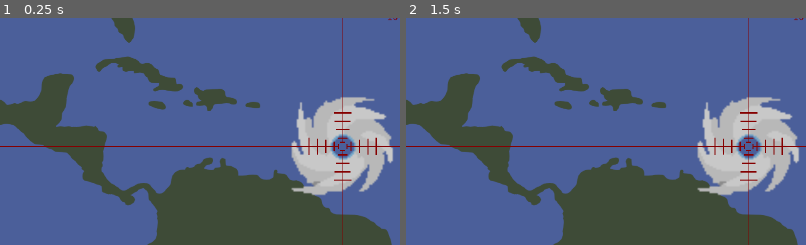
Above: before the commit, frames 1-2 (left to right).
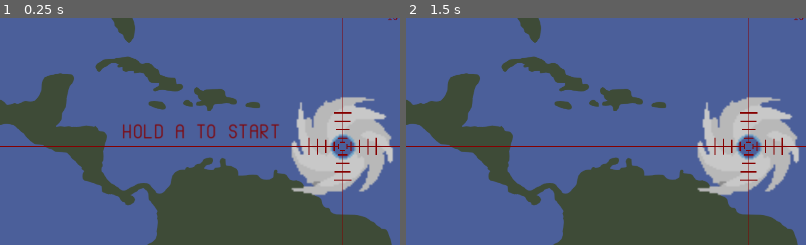
Above: after the commit, the same moments.

Repository: nschrag/BigHurricaneHunter
Game: Godot game, scene res://Map02.tscn
The game is run twice, just before and just after one commit, with the same random seed, the same clock (stepped at 60 frames per second) and the same inputs.
Inputs:
- Up to frame 1 (0.25 s): no input
- Up to frame 2 (1.5 s): tap Enter (ui_accept) at 0.5, 0.77, 1.25 s; hold Right (ui_right) 0.53-1.28 s; hold Down (ui_down) from 1.28 s (still down)
The pictures show only the part of the screen within x 21-71%, y 47-97%; the shares and areas given below are measured in that part.

The runs differ from the first frame. In frame 1, 0.8% of the frame differs, in the area x 30-70%, y 46-54%; in frame 2, nothing differs.

Commit message:
Added blinking hold a to start

Diff:
--- /dev/null
+++ b/Blink.gd
@@ -0,0 +1,4 @@
+extends Label
+
+func _process(delta: float) -> void:
+	visible = Time.get_ticks_msec() / 1000 % 2
--- a/Map02.tscn
+++ b/Map02.tscn
@@ -12,6 +12,8 @@
 [ext_resource type="FontFile" uid="uid://txf4nlc1aein" path="res://AlfaSlabOne-Regular.ttf" id="11_q5vca"]
 [ext_resource type="PackedScene" uid="uid://c0tx30da0bbm4" path="res://HighScoreEntryUI.tscn" id="11_vv0lo"]
 [ext_resource type="Texture2D" uid="uid://ch1gpe2krj4h" path="res://Hurricane.png" id="12_q5vca"]
+[ext_resource type="LabelSettings" uid="uid://b2smq1q877j2o" path="res://ReticuleLabel.tres" id="13_oxkmi"]
+[ext_resource type="Script" uid="uid://t0bct4d242mf" path="res://Blink.gd" id="14_fmjss"]
 
 [node name="Node2D" type="Node2D"]
 script = ExtResource("2_acrtu")
@@ -97,6 +99,18 @@
 scale = Vector2(4, 4)
 texture = ExtResource("12_q5vca")
 
+[node name="HoldAToStart" type="Label" parent="Title"]
+offset_left = 705.0
+offset_top = 750.0
+offset_right = 893.0
+offset_bottom = 780.0
+scale = Vector2(2, 2)
+theme = ExtResource("9_vv0lo")
+text = "Hold A to Start"
+label_settings = ExtResource("13_oxkmi")
+horizontal_alignment = 2
+script = ExtResource("14_fmjss")
+
 [connection signal="body_entered" from="Map01/Area2D" to="Map01/Area2D" method="_on_body_entered"]
 [connection signal="body_exited" from="Map01/Area2D" to="Map01/Area2D" method="_on_body_exited"]
 [connection signal="total_damage_changed" from="Map01/Area2D" to="DamageMeter" method="_on_total_damage_changed"]
Not shown, added: Blink.gd.uid
Not shown: 1 places in Map02.tscn that only renumber resources
